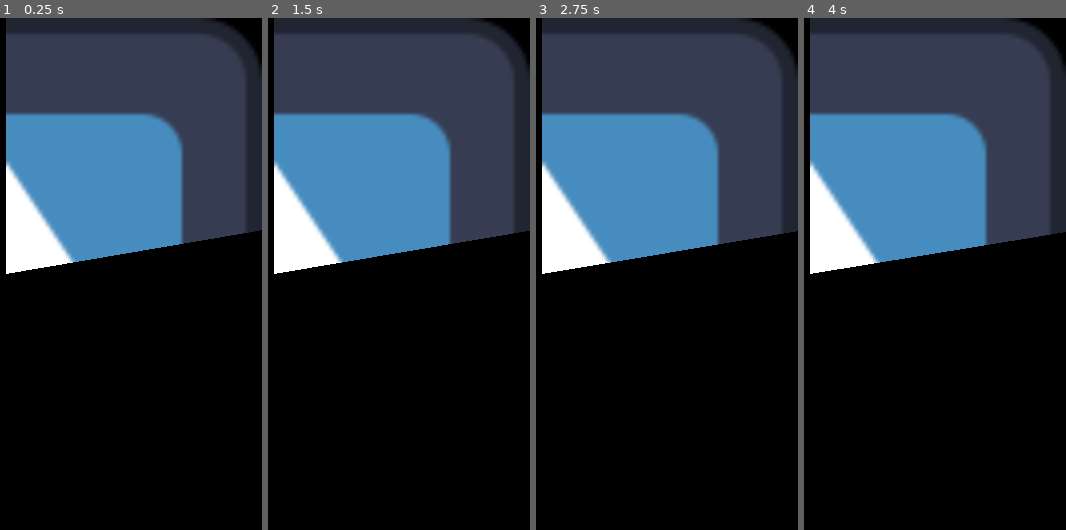
Above: before the commit, frames 1-4 (left to right).
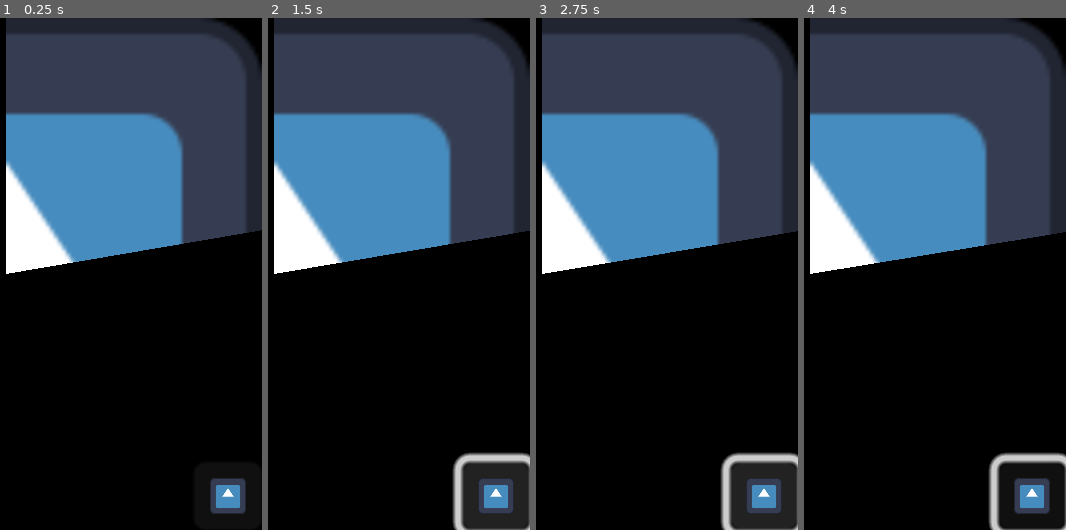
Above: after the commit, the same moments.

Repository: sasha-levchuk/vibrant-watch
Game: Godot game, scene res://main.tscn
The game is run twice, just before and just after one commit, with the same random seed, the same clock (stepped at 60 frames per second) and the same inputs. The engine's default icon, where the game draws it, is replaced by a stand-in: a white triangle on a blue panel in a dark square.
Inputs (mouse positions are in pixels of both pictures, inside the frame that each line leads up to):
- Up to frame 1 (0.25 s): no input
- Up to frame 2 (1.5 s): click (495, 494) at 0.52 s; click (495, 494) at 1.27 s
- Up to frame 3 (2.75 s): click (763, 494) at 2.02 s
- Up to frame 4 (4 s): tap Enter at 2.75 s; move the mouse to (921, 248) at 2.77 s; tap Space at 3.5 s; move the mouse to (outside the picture) at 3.52 s

The runs differ from the first frame. In frame 1, 1.0% of the frame differs, in the area x 80-94%, y 89-97%; in frame 2, 4.5%, in the area x 70-100%, y 84-100%; in frame 3, 4.5%; in frame 4, 2.4%.

Commit message:
added resize button

Diff:
--- a/main.tscn
+++ b/main.tscn
@@ -17,31 +17,34 @@
 [sub_resource type="GDScript" id="GDScript_caltt"]
 resource_name = "btn"
 script/source = "extends Button
-var drag_offset : Vector2i
-var is_dragging : bool
+#var drag_offset : Vector2i
+var is_resizing : bool
 
 
 func _input(event):
-	if not is_dragging: return
+	if not is_resizing: return
 	if not event is InputEventMouseMotion: return
-	get_window().position = DisplayServer.mouse_get_position() - drag_offset
+#	get_window().position = DisplayServer.mouse_get_position() - drag_offset
 
 
 func _on_button_down():
-	is_dragging = true
+	print(\"resizing\")
+	is_resizing = true
 	Engine.max_fps = 60
-	drag_offset = DisplayServer.mouse_get_position() - get_window().position
+#	drag_offset = DisplayServer.mouse_get_position() - get_window().position
 
 
 func _on_button_up():
+	print(\"resizing end\")
 	Engine.max_fps = 1
-	ProjectSettings.set_setting( 'display/window/size/initial_position', get_window().position )
-	is_dragging = false
+#	ProjectSettings.set_setting( 'display/window/size/initial_position', get_window().position )
+#	ProjectSettings.save()
+	is_resizing = false
 "
 
 [node name="Node2D" type="Node2D"]
 
-[node name="TextureProgressBar" type="TextureProgressBar" parent="."]
+[node name="MinutesProgress" type="TextureProgressBar" parent="."]
 offset_right = 283.0
 offset_bottom = 247.0
 max_value = 3600.0
@@ -51,11 +54,22 @@
 tint_under = Color(0, 0, 0, 1)
 script = SubResource("GDScript_6sbef")
 
-[node name="Button" type="Button" parent="."]
+[node name="DragButton" type="Button" parent="."]
 modulate = Color(1, 1, 1, 0)
 offset_right = 128.0
 offset_bottom = 128.0
 script = SubResource("GDScript_caltt")
 
-[connection signal="button_down" from="Button" to="Button" method="_on_button_down"]
-[connection signal="button_up" from="Button" to="Button" method="_on_button_up"]
+[node name="ResizeButton" type="Button" parent="."]
+offset_left = 111.0
+offset_top = 111.0
+offset_right = 128.0
+offset_bottom = 128.0
+icon = ExtResource("1_1v6j1")
+expand_icon = true
+script = SubResource("GDScript_caltt")
+
+[connection signal="button_down" from="DragButton" to="DragButton" method="_on_button_down"]
+[connection signal="button_up" from="DragButton" to="DragButton" method="_on_button_up"]
+[connection signal="button_down" from="ResizeButton" to="ResizeButton" method="_on_button_down"]
+[connection signal="button_up" from="ResizeButton" to="ResizeButton" method="_on_button_up"]
--- a/project.godot
+++ b/project.godot
@@ -21,6 +21,7 @@
 window/size/viewport_width=128
 window/size/viewport_height=128
 window/size/initial_position_type=0
+window/size/initial_position=Vector2i(1772, 889)
 window/size/borderless=true
 window/size/always_on_top=true
 window/size/transparent=true
